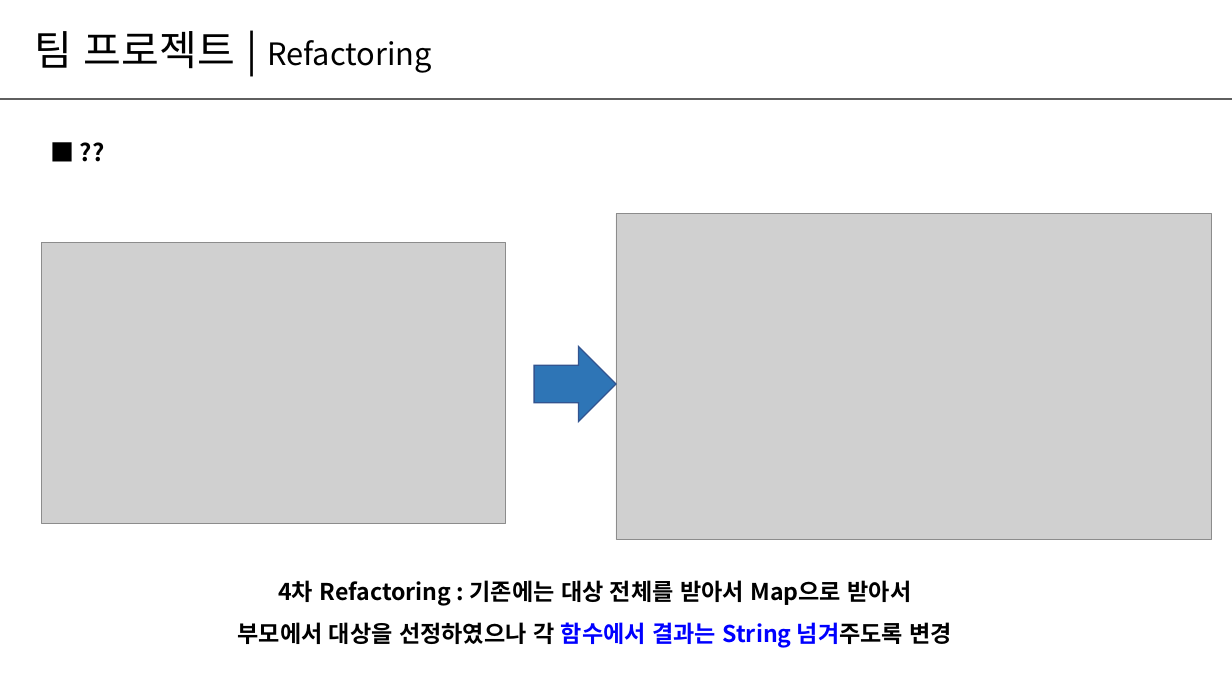
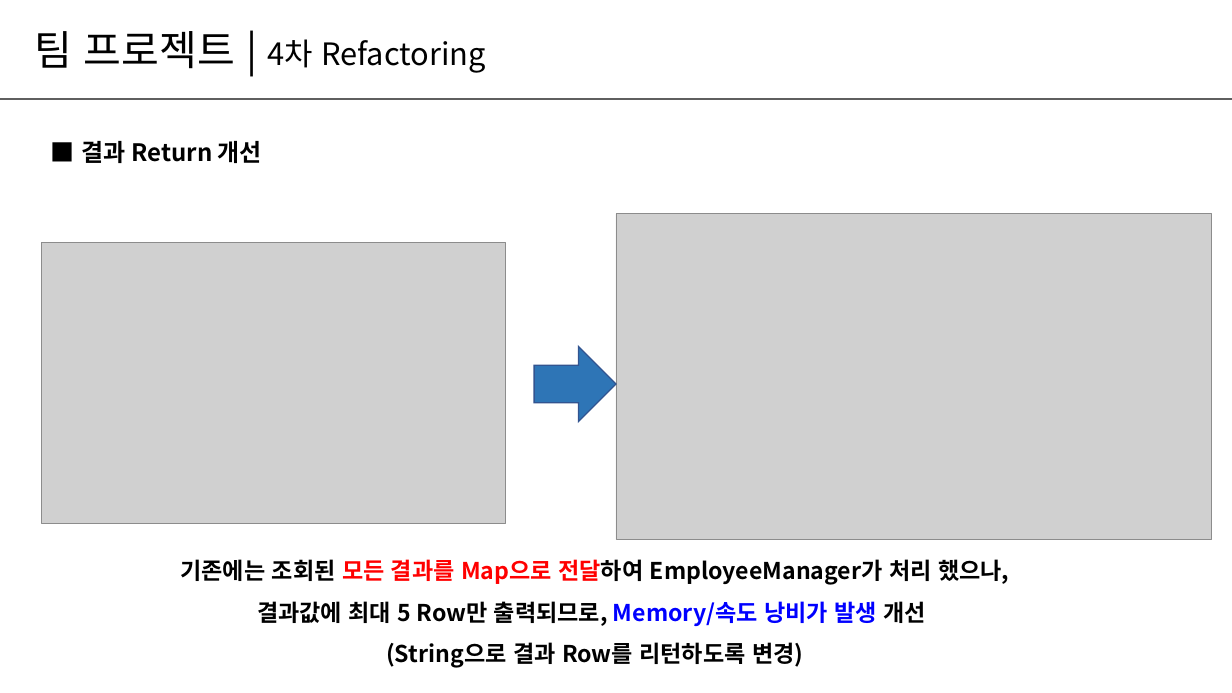
Before and after one commit to wjoongkim/Easy, a slide deck: slide 9 of 팀프로젝트_Easy팀_발표.pptx. Drawn at 1232x693 pixels with LibreOffice and Linux fonts; fonts in the diff are those of the drawing; grey boxes stand for pictures. Boxes give left, top, right and bottom in pixels: in the first picture for what was removed or moved away, otherwise in the second. Text is boxed around its words. In the diff, an @@ line names an element or a change of style, - is before the commit and + after.

```diff
--- a/팀프로젝트_Easy팀_발표.pptx
+++ b/팀프로젝트_Easy팀_발표.pptx
@@ text at <box>35,31,486,73</box>: text changed @@
-팀 프로젝트 | Refactoring
+팀 프로젝트 | 4차 Refactoring
@@ text at <box>81,141,262,163</box>: text changed @@
-■ ??
+■ 결과 Return 개선
@@ text at <box>180,559,1009,668</box>: text changed @@
-4차 Refactoring : 기존에는 대상 전체를 받아서 Map으로 받아서
-부모에서 대상을 선정하였으나 각 함수에서 결과는 String 넘겨주도록 변경
+기존에는 조회된 모든 결과를 Map으로 전달하여 EmployeeManager가 처리 했으나,
+결과값에 최대 5 Row만 출력되므로, Memory/속도 낭비가 발생 개선
+(String으로 결과 Row를 리턴하도록 변경)
```
Also in this commit, not shown: 6 other slides changed.
